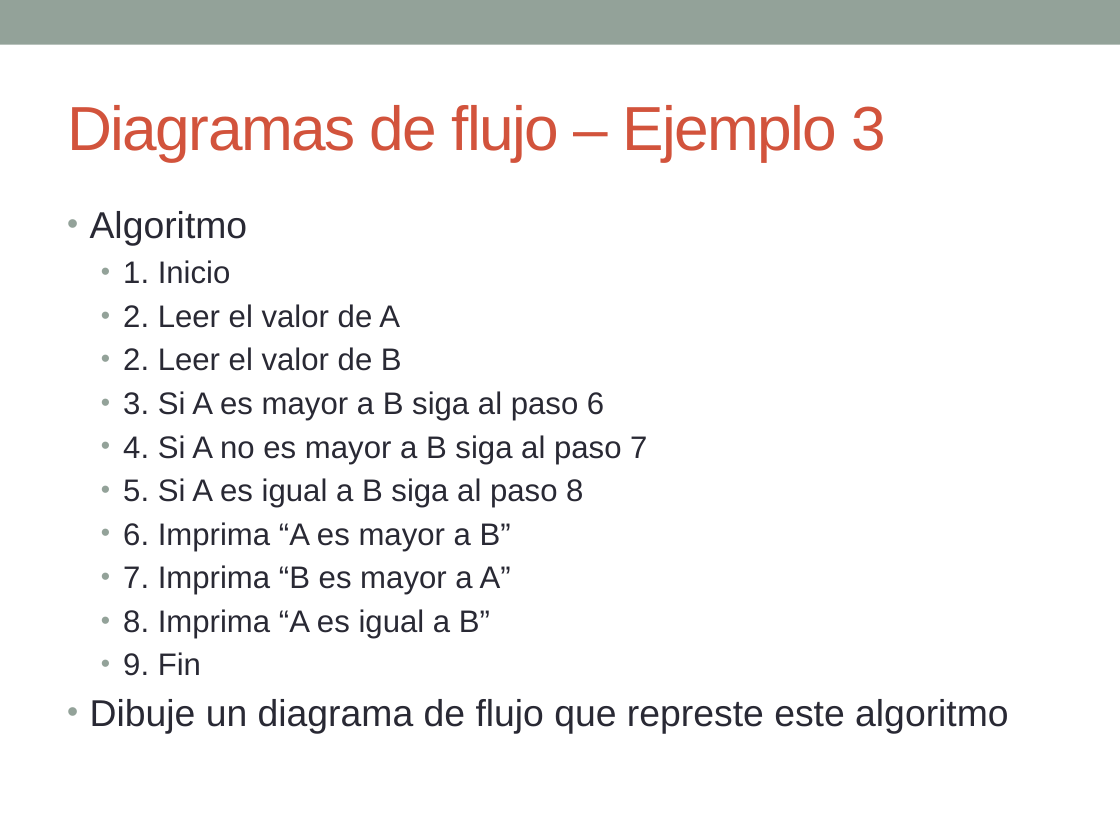
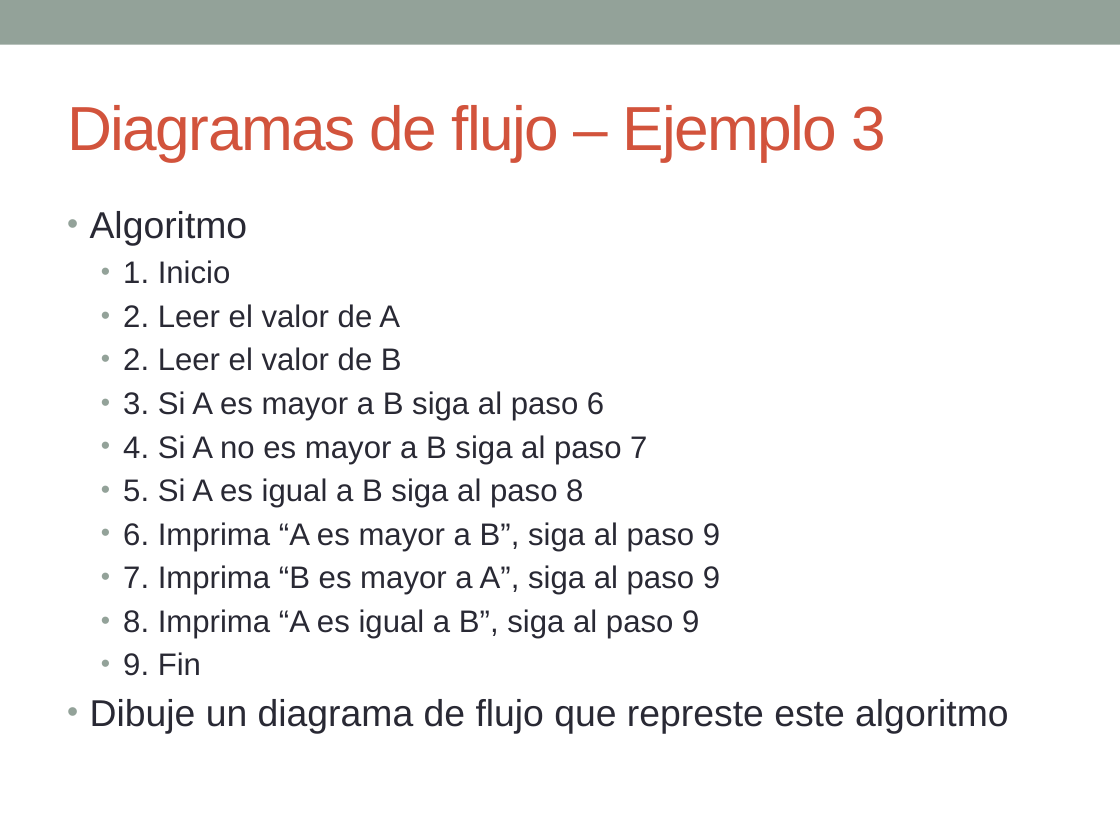
Before and after one commit to esolorzanob/UPI_Introduccion, a slide deck: slide 11 of Semana 2.pptx. Drawn at 1120x840 pixels with LibreOffice and Linux fonts; fonts in the diff are those of the drawing. Boxes give left, top, right and bottom in pixels: in the first picture for what was removed or moved away, otherwise in the second. Text is boxed around its words. In the diff, an @@ line names an element or a change of style, - is before the commit and + after.

```diff
--- a/Semana 2.pptx
+++ b/Semana 2.pptx
@@ text at bbox=[123, 522, 720, 638]: text changed @@
-  • 6. Imprima “A es mayor a B”
-  • 7. Imprima “B es mayor a A”
-  • 8. Imprima “A es igual a B”
+  • 6. Imprima “A es mayor a B”, siga al paso 9
+  • 7. Imprima “B es mayor a A”, siga al paso 9
+  • 8. Imprima “A es igual a B”, siga al paso 9
```
Also in this commit, not shown: 1 other slide changed.
